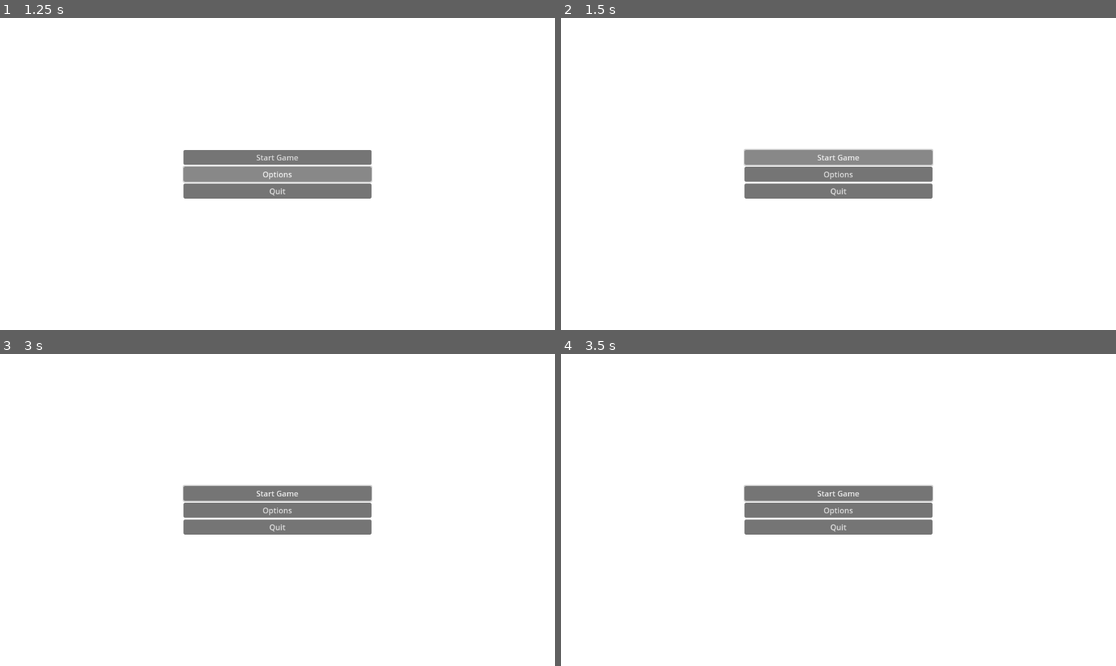
Above: before the commit, frames 1-4 (two rows, left to right).
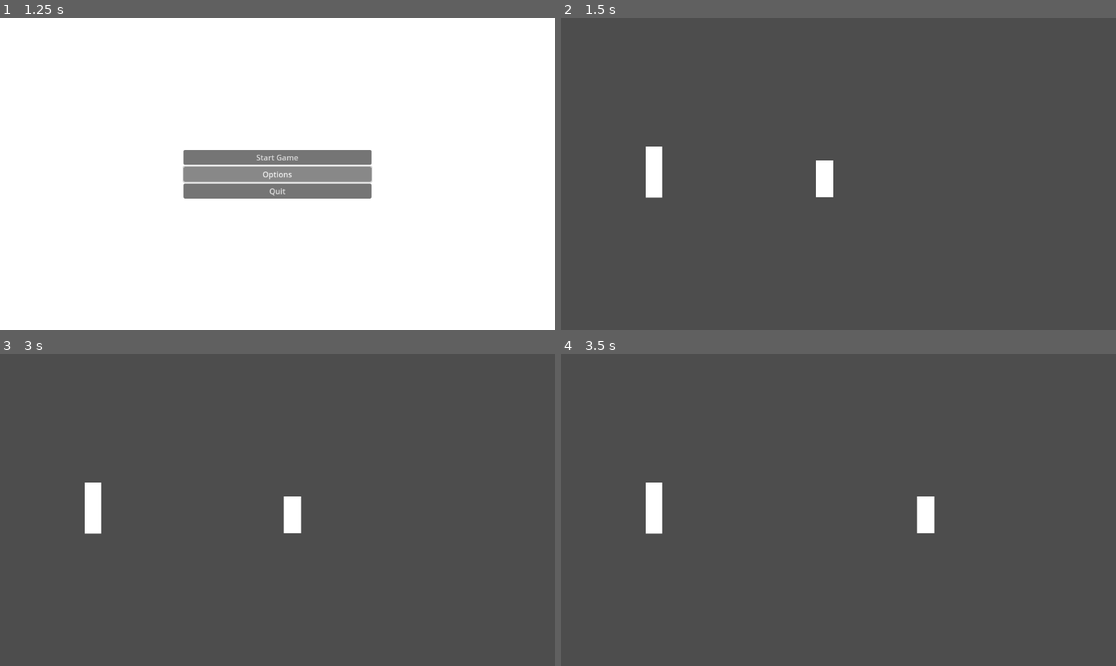
Above: after the commit, the same moments.

Repository: HeHHeyboi/BakChangKhom
Game: Godot game, scene res://Scene/Start_Scene.tscn
Same seed, same stepped clock (60 frames per second), same inputs: the game is played once before the commit and once after it. The project has no main scene, so this scene is started directly.
Inputs (mouse positions are in pixels of both pictures, inside the frame that each line leads up to):
- Up to frame 1 (1.25 s): click "Options" at 0.5 s
- Up to frame 2 (1.5 s): click "Start Game" at 1.25 s
- Up to frame 3 (3 s): click (277, 494) at 2 s, where only the run before the commit has a clickable "Start Game"; tap Enter at 2.75 s; move the mouse to (399, 494) at 2.77 s; hold D (right) from 2.78 s (still down); tap E at 2.85 s; click (399, 494) at 2.92 s
- Up to frame 4 (3.5 s): keep holding D (right)

Frame 1 is identical in both runs. In frame 2, 100% of the frame differs, in the area x 0-100%, y 0-100%; in frame 3, 100%; in frame 4, 99%.

Commit message:
Link start_scene to MainGame

Diff:
--- a/Scene/MainGame.tscn
+++ b/Scene/MainGame.tscn
@@ -1,9 +1,11 @@
-[gd_scene load_steps=3 format=3 uid="uid://bqlid0cso603x"]
+[gd_scene load_steps=4 format=3 uid="uid://bqlid0cso603x"]
 
+[ext_resource type="Script" uid="uid://dl0sdoulixn05" path="res://Scripts/main_game.gd" id="1_j7jl5"]
 [ext_resource type="PackedScene" uid="uid://bv27tmq83wldi" path="res://Scene/Player.tscn" id="1_qop27"]
 [ext_resource type="PackedScene" uid="uid://dlkgqk55eh46n" path="res://Scene/SimpleNPC.tscn" id="2_cp47j"]
 
 [node name="MainGame" type="Node2D"]
+script = ExtResource("1_j7jl5")
 
 [node name="Player" parent="." instance=ExtResource("1_qop27")]
 position = Vector2(547, 334)
--- a/Scripts/dialog_scene.gd
+++ b/Scripts/dialog_scene.gd
@@ -56,7 +56,7 @@
 		line = line.rstrip(" ").lstrip(" ")
 		if line.findn("#") == 0:
 			continue
-		print(line)
+		# print(line)
 
 		var split = line.split(":")
 		var header = split.get(0).to_lower()
@@ -72,7 +72,7 @@
 					type = header
 					continue
 	# print(MainDialog)
-	print(DialogDict)
+	# print(DialogDict)
 	file.close()
 
 
--- /dev/null
+++ b/Scripts/main_game.gd
@@ -0,0 +1,5 @@
+extends Node2D
+
+
+func _enter_tree() -> void:
+	DialogScene.call_deferred("move_to_front")
--- a/Scripts/start_scene.gd
+++ b/Scripts/start_scene.gd
@@ -6,8 +6,9 @@
 
 
 func _on_option_button_pressed() -> void:
-	pass # Replace with function body.
+	pass  # Replace with function body.
 
 
 func _on_start_button_pressed() -> void:
-	pass # Replace with function body.
+	get_tree().change_scene_to_file("res://Scene/MainGame.tscn")
+	self.hide()
Not shown, added: Scripts/main_game.gd.uid
